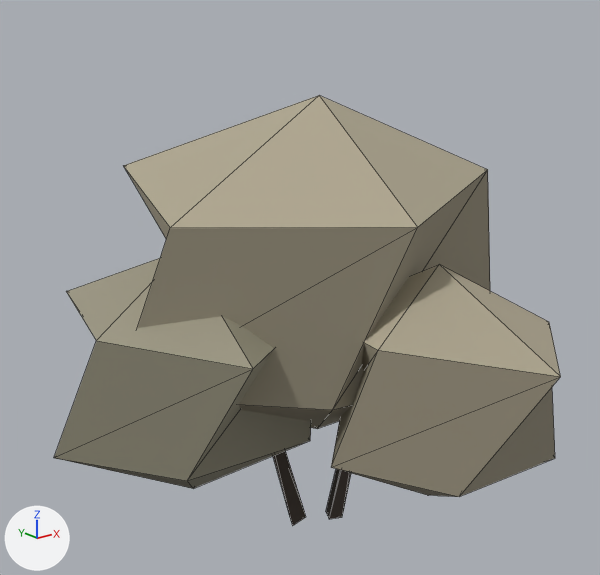
Renders of the glTF model public/models/woody-kit/buffaloberry-lite.glb from each side of a commit.
Rendered twice from a camera (50 mm lens) standing at (-2.23, -2.66, 2.26) and looking at (-0.08, 0.03, 1.19). The lights are fixed; the arrows at lower left show +X, +Y and +Z. The older version comes first. Mesh edges are drawn as thin lines. Where no turn or scale is listed for an object, it has been applied to the vertices. Vertices at exactly the same position are counted once.

Names of what the first picture shows: 'buffaloberry-lite / foliage', 'buffaloberry-lite / wood'.
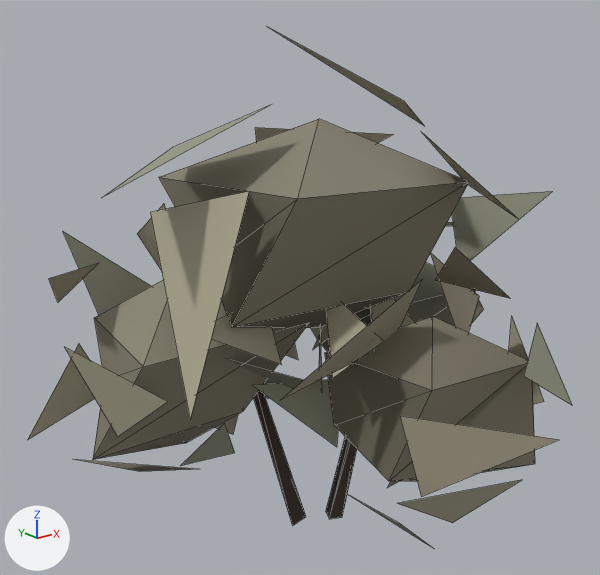
Edits to the bpy script that builds the scene:
```text
Change me_buffaloberry_lite___foliage:
    used by ob_buffaloberry_lite___foliage; location = (0.0, 0.0, 0.0)
    remove me_buffaloberry_lite___foliage.from_pydata(...)  # 48 vertices, 80 faces; spans x -1.12..1.15, y -1.23..0.81, z 0.25..2.0
    add me_buffaloberry_lite___foliage.from_pydata(...)  # 160 vertices, 104 faces; spans x -1.17..1.34, y -1.27..1.02, z 0.11..2.27
    me_buffaloberry_lite___foliage part 1: the loose piece of 12 vertices spanning x -0.9..0.74, y -0.68..0.81, z 0.5..2.0 is rebuilt with 10 vertices and now spans x -0.62..0.53, y -0.45..0.51, z 0.99..1.91
    me_buffaloberry_lite___foliage part 2: the loose piece of 12 vertices spanning x -1.12..-0.04, y -0.42..0.72, z 0.3..1.4 is rebuilt with 10 vertices and now spans x -1.07..-0.07, y -0.11..0.64, z 0.5..1.3
    me_buffaloberry_lite___foliage part 3: the loose piece of 12 vertices spanning x 0.12..1.15, y -0.34..0.76, z 0.25..1.35 is rebuilt with 10 vertices and now spans x 0.23..1.08, y -0.11..0.56, z 0.45..1.25
    me_buffaloberry_lite___foliage part 4: the loose piece of 12 vertices spanning x -0.34..0.63, y -1.23..-0.11, z 0.4..1.4 is rebuilt with 10 vertices and now spans x -0.26..0.45, y -0.98..-0.2, z 0.46..1.18
    me_buffaloberry_lite___foliage part 5
    120 vertices are added at x -1.17..1.34, y -1.27..1.02, z 0.11..2.27
    40 new faces join them
```

Location of each change, (x1, y1, x2, y2) in pixels of the pictures (600 x 575 px):
'buffaloberry-lite / foliage', reshaped (7% wider, 29% taller): before (54, 95, 561, 497); after (28, 28, 573, 546)
part 1 of me_buffaloberry_lite___foliage, rebuilt (15% narrower, 37% shorter): before (124, 95, 490, 429); after (159, 119, 469, 328)
part 2 of me_buffaloberry_lite___foliage, rebuilt (16% narrower, 22% shorter): before (54, 258, 311, 489); after (93, 280, 309, 459)
part 3 of me_buffaloberry_lite___foliage, rebuilt (not visible before): after (311, 262, 476, 352)
part 4 of me_buffaloberry_lite___foliage, rebuilt (9% narrower, 29% shorter): before (331, 265, 561, 497); after (325, 316, 535, 481)
part 5 of me_buffaloberry_lite___foliage, added: after (28, 28, 573, 546)
